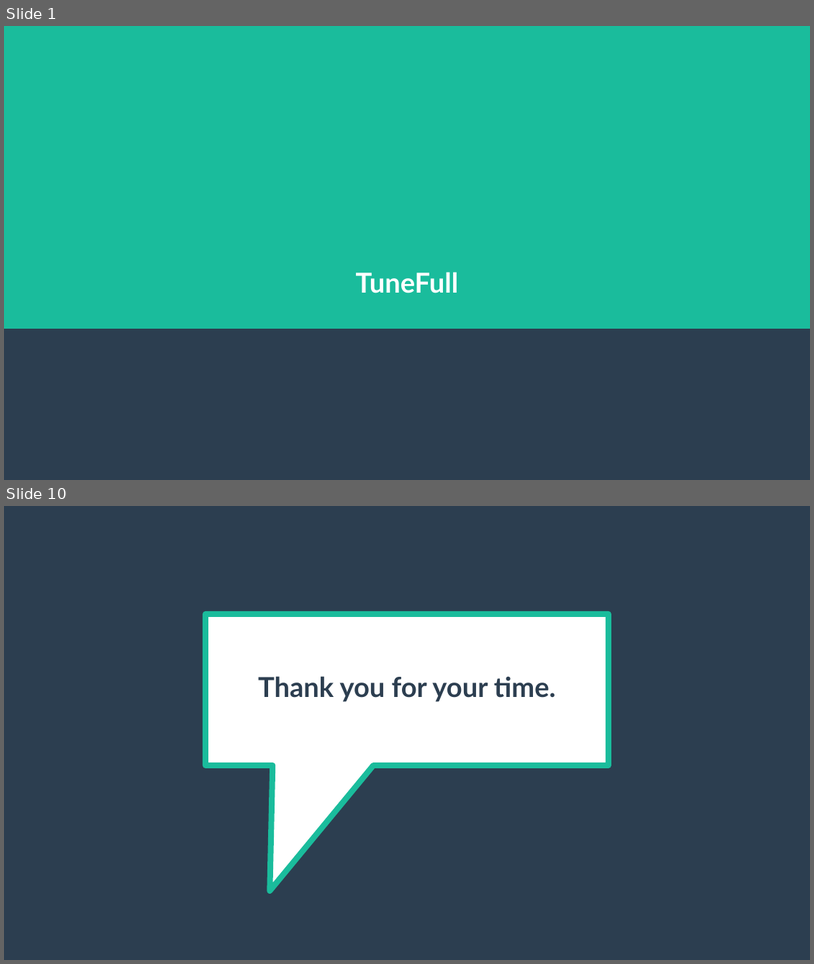
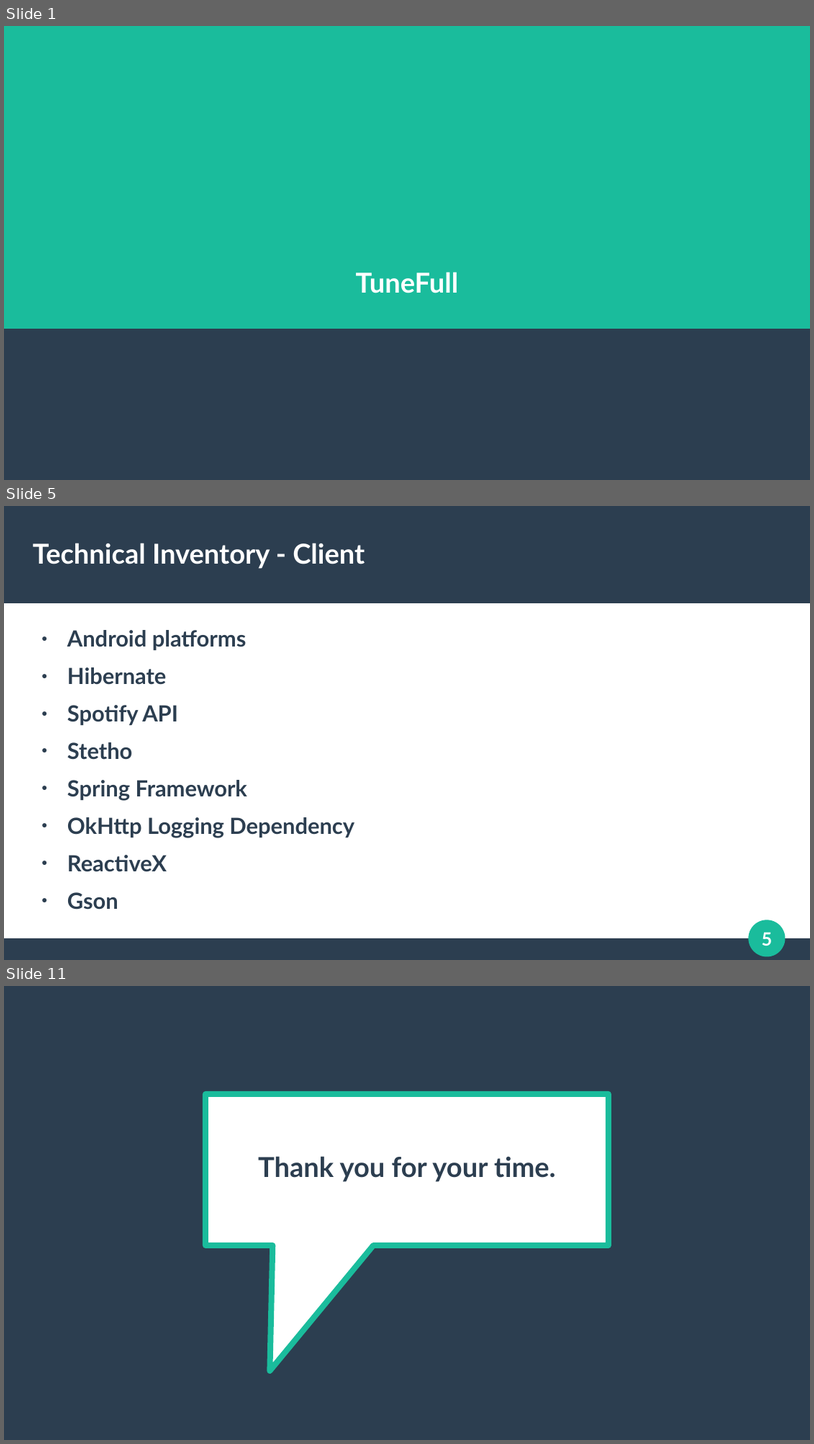
Before and after one commit to tunefull/tunefull.github.io, a slide deck: docs/presentation/tunefull-presentation-power-point.pptx. Shown one above the other, each under a label of ours: slides 1 and 10 before the commit, slides 1, 5 and 11 after it; the slides between them are not shown. The pictures are 814x964 and 814x1444 pixels, drawn with LibreOffice and Linux fonts; fonts in the diff are those of the drawing. Boxes give left, top, right and bottom in pixels: in the first picture for what was removed or moved away, otherwise in the second. Text is boxed around its words. In the diff, an @@ line names an element or a change of style, - is before the commit and + after.

```diff
--- a/docs/presentation/tunefull-presentation-power-point.pptx
+++ b/docs/presentation/tunefull-presentation-power-point.pptx
@@ slide 5 added at (4,506,810,960), background #FFFFFF @@
@@ rectangle added at (4,506,810,603), fill #2C3E50 @@
@@ text added at (33,543,365,569), 27 pt, text #FFFFFF, bold @@
+Technical Inventory - Client
@@ text added at (67,630,355,909), 21.8 pt, text #2C3E50, bold @@
+● Android platforms
+● Hibernate
+● Spotify API
+● Stetho
+● Spring Framework
+● OkHttp Logging Dependency
+● ReactiveX
+● Gson
@@ ellipse added at (750,920,785,956), fill #1ABC9C, outline #1ABC9C 0.85 pt @@
@@ page number added at (762,932,773,945), 18 pt, text #FFFFFF, bold @@
+5
@@ rectangle added at (4,939,810,960), fill #2C3E50 @@
@@ what was slide 10 is now slide 11 @@
```
Also in this commit, not shown: 4 slides changed, 1 other slide added, 1 slide removed.
